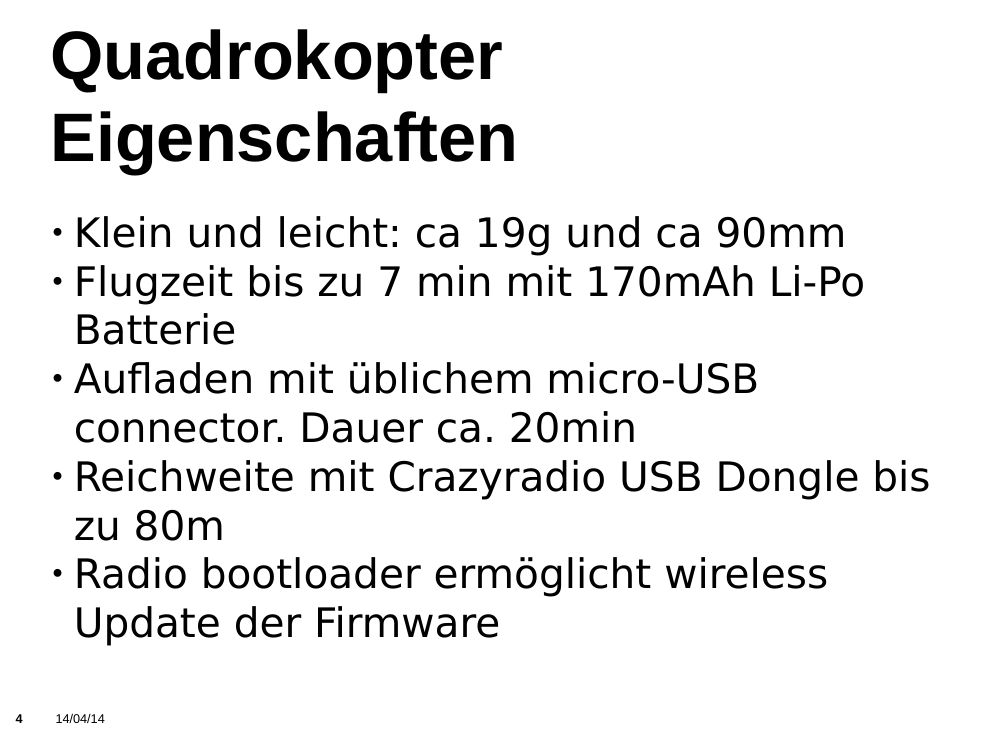
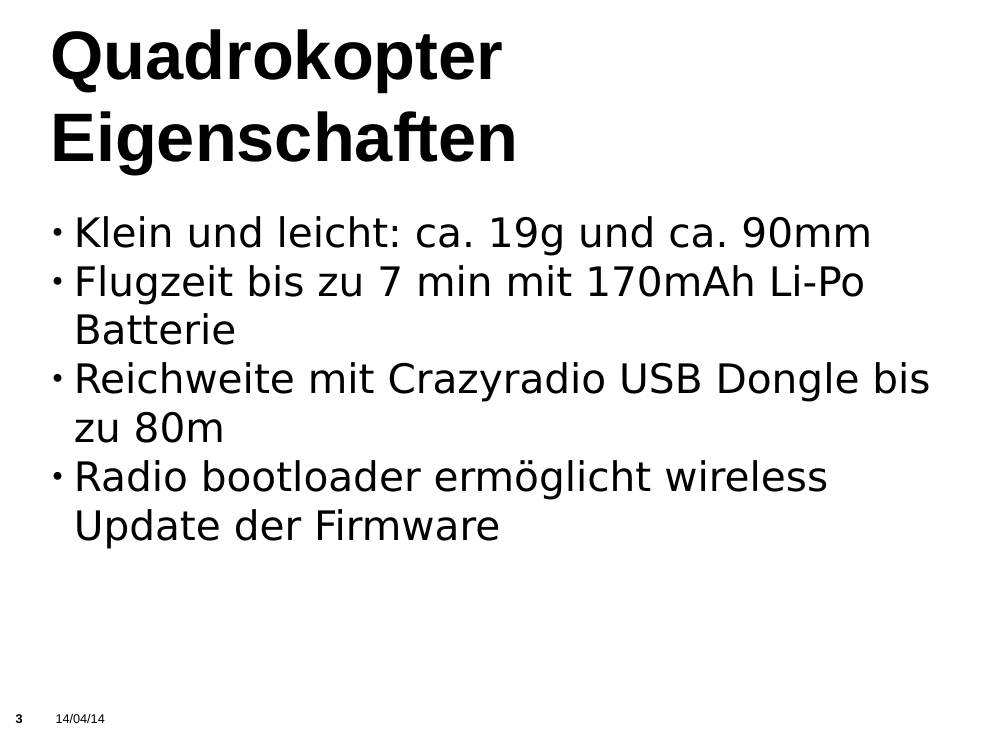
Before and after one commit to KITrokopter/Presentation, a slide deck: slide 3 of PresentationInTotal v0.1.odp (slide 4 before the commit). Drawn at 1008x756 pixels with LibreOffice and Linux fonts; fonts in the diff are those of the drawing; background and template pictures are left out. Boxes give left, top, right and bottom in pixels: in the first picture for what was removed or moved away, otherwise in the second. Text is boxed around its words. In the diff, an @@ line names an element or a change of style, - is before the commit and + after.

```diff
--- a/PresentationInTotal v0.1.odp
+++ b/PresentationInTotal v0.1.odp
@@ text at [74,216,872,256]: text changed @@
-● Klein und leicht: ca 19g und ca 90mm
+● Klein und leicht: ca. 19g und ca. 90mm
@@ text at [74,362,759,443]: paragraph removed @@
-● Aufladen mit üblichem micro-USB connector. Dauer ca. 20min
@@ page number at [16,714,23,723]: text changed @@
-4
+3
```
Also in this commit, not shown: 3 other slides changed, 1 slide removed.
